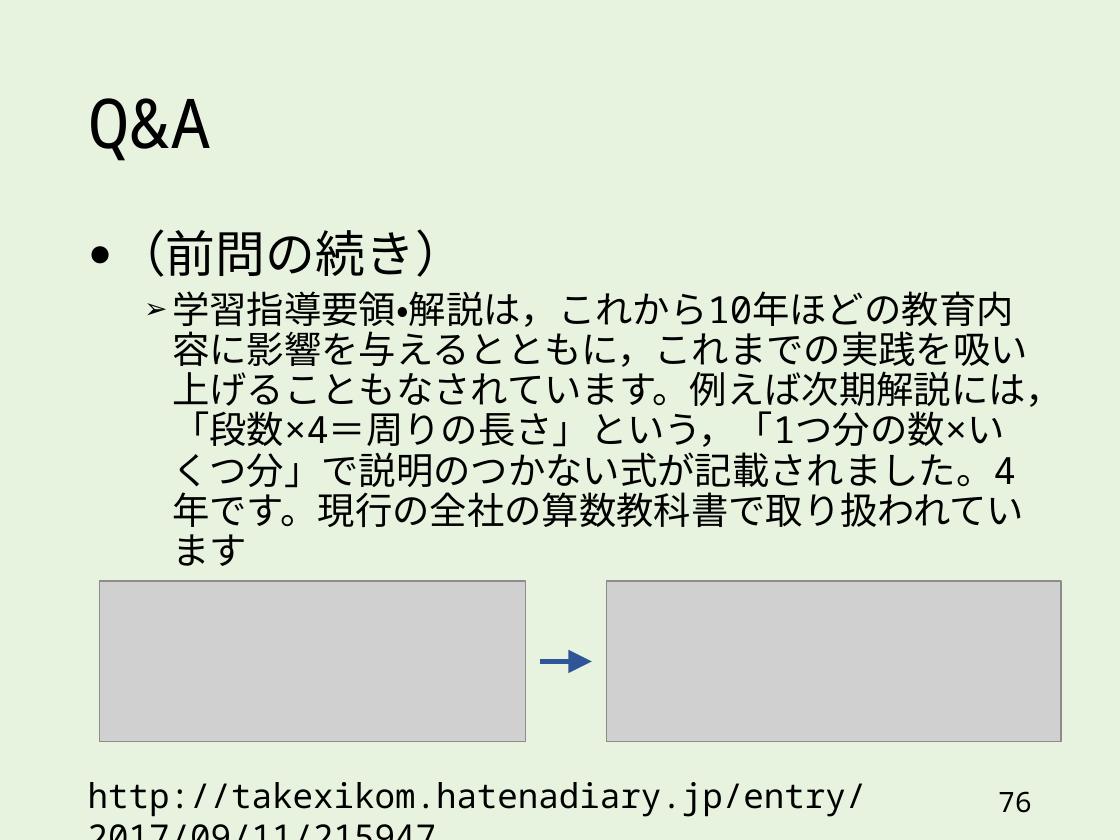
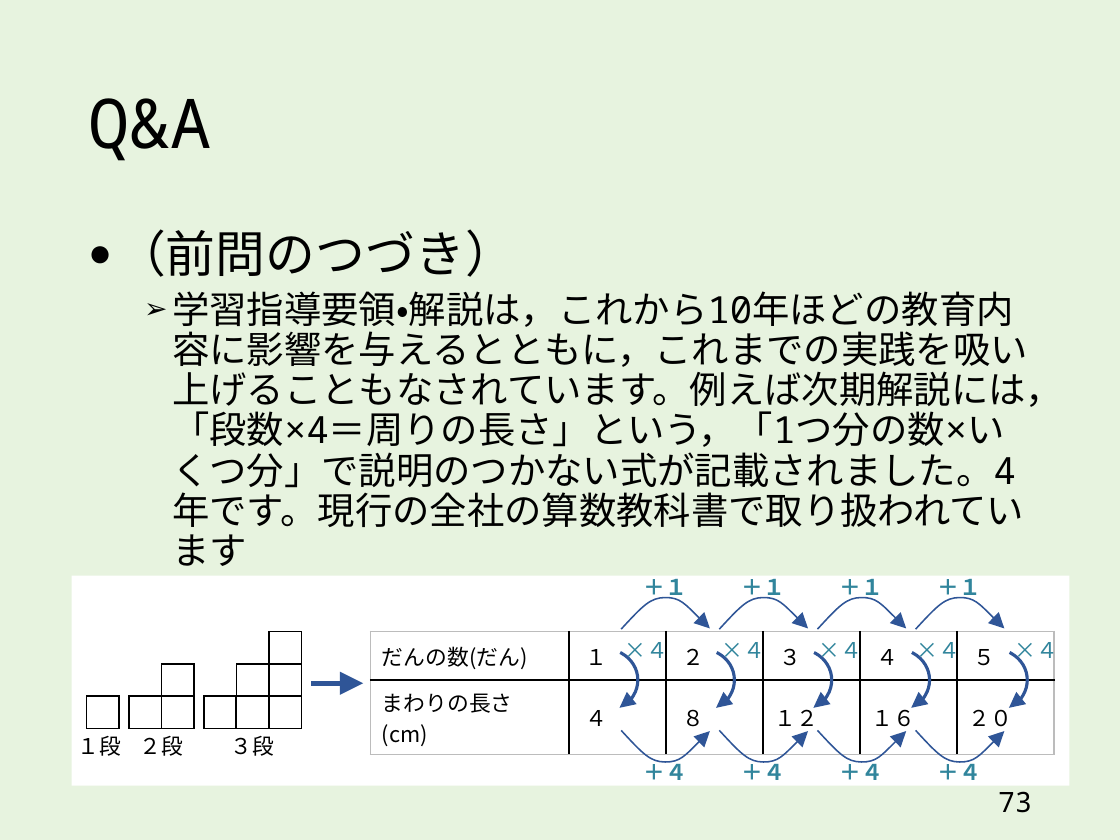
Before and after one commit to takehiko/dealout, a slide deck: slide 73 of slides/2x3_3x2_v4.pptx (slide 76 before the commit). Drawn at 1120x840 pixels with LibreOffice and Linux fonts; fonts in the diff are those of the drawing; grey boxes stand for pictures. Boxes give left, top, right and bottom in pixels: in the first picture for what was removed or moved away, otherwise in the second. Text is boxed around its words. In the diff, an @@ line names an element or a change of style, - is before the commit and + after.

```diff
--- a/slides/2x3_3x2_v4.pptx
+++ b/slides/2x3_3x2_v4.pptx
@@ text at bbox=[116, 229, 515, 277]: text changed @@
-● （前問の続き）
+● （前問のつづき）
@@ rectangle added at bbox=[72, 576, 1070, 786], fill #FFFFFF @@
@@ picture removed at bbox=[99, 581, 525, 743] @@
@@ picture removed at bbox=[606, 581, 1061, 743] @@
@@ group added at bbox=[371, 579, 1058, 780]: 13 texts, 8 freeform shapes, 5 arc (boxed as its full ellipse)s, 1 table @@
+だんの数(だん) | １ | ２ | ３ | ４ | ５
+まわりの長さ(cm) | ４ | ８ | １２ | １６ | ２０
+＋４
+＋１
+×４
+×４
+×４
+×４
+×４
+＋４
+＋４
+＋４
+＋１
+＋１
+＋１
@@ group added at bbox=[77, 632, 301, 756]: 10 rectangles, 3 texts @@
+１段
+２段
+３段
@@ arrow moved from (540, 662) - (591, 662) to (311, 683) - (363, 683) @@
@@ text removed at bbox=[88, 782, 867, 817] @@
-http://takexikom.hatenadiary.jp/entry/2017/09/11/215947
@@ page number at bbox=[998, 791, 1032, 813]: text changed @@
-76
+73
```
Also in this commit, not shown: 17 other slides changed, 1 slide added, 3 slides removed, 1 other file.
